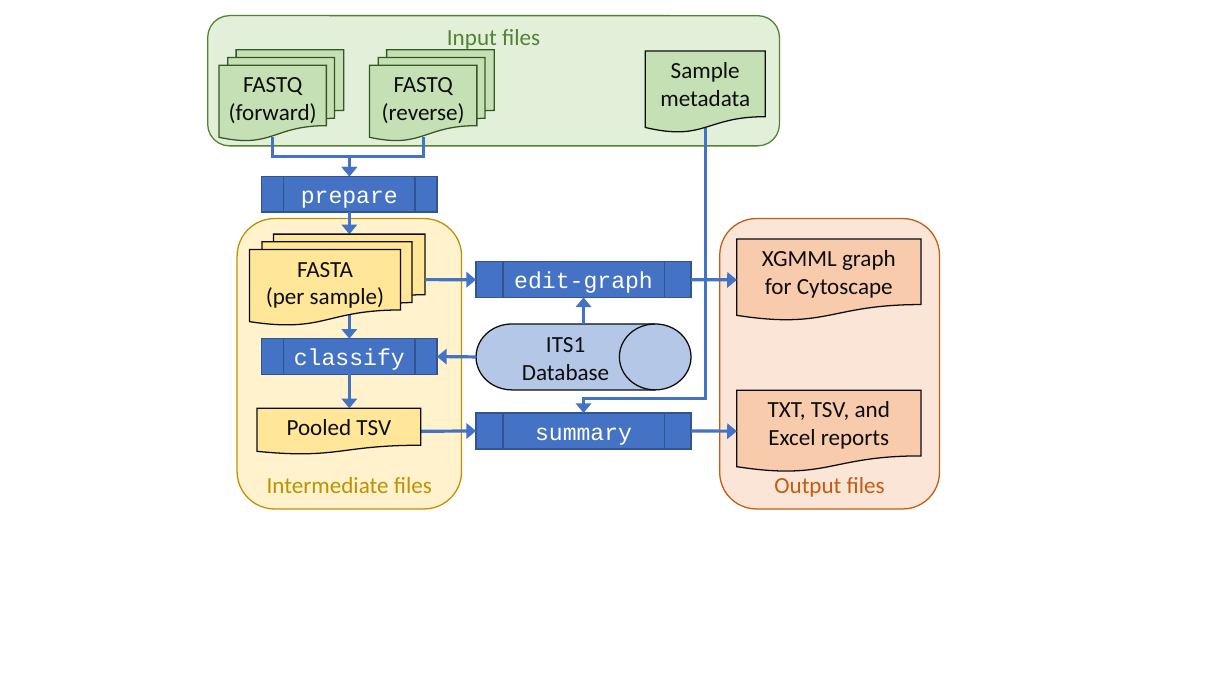
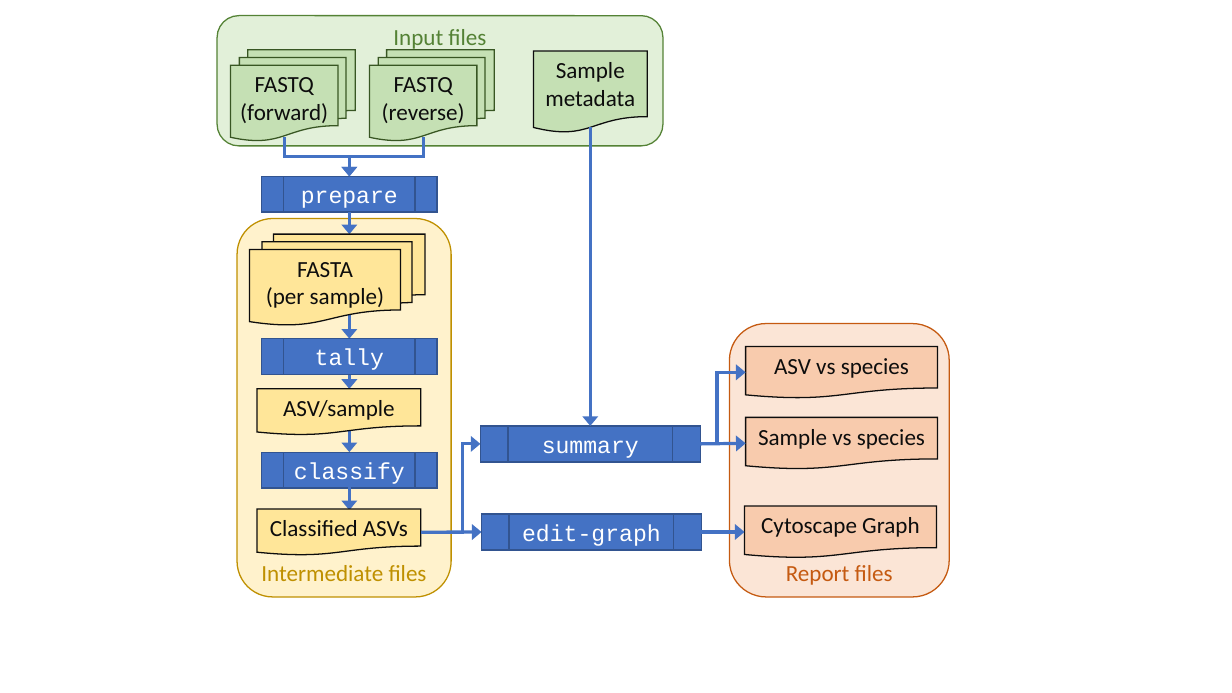
Before and after one commit to peterjc/thapbi-pict, a slide deck: slide 1 of docs/images/pipeline-meta.pptx. Drawn at 1232x693 pixels with LibreOffice and Linux fonts; fonts in the diff are those of the drawing. Boxes give left, top, right and bottom in pixels: in the first picture for what was removed or moved away, otherwise in the second. Text is boxed around its words. In the diff, an @@ line names an element or a change of style, - is before the commit and + after.

Commit message:
Update the pipeline figure with tally step
Edited in PowerPoint for Mac, exported as PDF.
PDF cropped in Preview and converted to SVG
with Inkscape 1.1 as follows:

$ /Applications/Inkscape.app/Contents/MacOS/inkscape --export-filename=pipeline.svg pipeline.pdf

$ /Applications/Inkscape.app/Contents/MacOS/inkscape --export-filename=pipeline-meta.svg pipeline-meta.pdf

See issue #358 for previous issues with figure
text.

```diff
--- a/docs/images/pipeline-meta.pptx
+++ b/docs/images/pipeline-meta.pptx
@@ rounded rectangle "Input files": place and size @@
-rounded rectangle "Input files" at bbox=[208, 16, 780, 146]
+rounded rectangle "Input files" at bbox=[217, 16, 664, 146]
@@ flow chart multidocument "FASTQ": place and size @@
-flow chart multidocument "FASTQ" at bbox=[219, 50, 344, 140]
+flow chart multidocument "FASTQ" at bbox=[230, 50, 355, 140]
@@ flow chart document "Sample metadata": place and size @@
-flow chart document "Sample metadata" at bbox=[645, 51, 765, 133]
+flow chart document "Sample metadata" at bbox=[533, 51, 647, 133]
@@ elbow arrow moved from (273, 138) - (349, 177) to (285, 138) - (349, 177) @@
@@ arrow moved from (584, 324) - (584, 298) to (591, 128) - (591, 426) @@
@@ rounded rectangle "Intermediate files": place and size @@
-rounded rectangle "Intermediate files" at bbox=[238, 219, 462, 509]
+rounded rectangle "Intermediate files" at bbox=[238, 219, 452, 598]
@@ arrow removed from (425, 280) to (476, 280) @@
@@ flow chart magnetic drum removed at bbox=[476, 324, 691, 390] @@
-ITS1 Database
@@ rounded rectangle "Report files": place and size @@
-rounded rectangle "Report files" at bbox=[720, 219, 940, 509]
+rounded rectangle "Report files" at bbox=[729, 323, 949, 597]
@@ text in flow chart predefined process at bbox=[315, 349, 384, 370]: text changed @@
-classify
+tally
@@ arrow moved from (349, 374) - (349, 409) to (349, 355) - (349, 389) @@
@@ arrow removed from (476, 357) to (437, 357) @@
@@ flow chart document "ASV vs species": place and size @@
-flow chart document "ASV vs species" at bbox=[737, 239, 921, 322]
+flow chart document "ASV vs species" at bbox=[746, 347, 938, 398]
@@ text in flow chart document at bbox=[774, 358, 909, 378]: text changed @@
-XGMML graph
-for Cytoscape
+ASV vs species
@@ flow chart document "ASV/sample": place and size @@
-flow chart document "ASV/sample" at bbox=[257, 409, 421, 455]
+flow chart document "ASV/sample" at bbox=[257, 389, 421, 435]
@@ elbow arrow moved from (705, 128) - (584, 413) to (701, 444) - (746, 372) @@
@@ text in flow chart document at bbox=[283, 400, 395, 420]: text changed @@
-Pooled TSV
+ASV/sample
@@ arrow added from (349, 410) to (349, 452), #4472C4 2.5 pt @@
@@ flow chart document "Sample vs species": place and size @@
-flow chart document "Sample vs species" at bbox=[737, 390, 921, 472]
+flow chart document "Sample vs species" at bbox=[746, 418, 938, 470]
@@ elbow arrow added from (421, 532) to (481, 444), #4472C4 2.5 pt @@
@@ flow chart predefined process "summary": place and size @@
-flow chart predefined process "summary" at bbox=[476, 413, 691, 449]
+flow chart predefined process "summary" at bbox=[481, 426, 701, 462]
@@ arrow moved from (691, 431) - (737, 432) to (701, 444) - (746, 444) @@
@@ text in flow chart document at bbox=[758, 429, 925, 449]: text changed @@
-TXT, TSV, and Excel reports
+Sample vs species
@@ flow chart predefined process added at bbox=[262, 452, 437, 488], fill #4472C4, outline #325491 1 pt, 18 pt, text #FFFFFF @@
+classify
@@ arrow added from (349, 477) to (349, 510), #4472C4 2.5 pt @@
@@ flow chart document added at bbox=[257, 509, 421, 555], fill #FFE699, outline #0D0D0D 1 pt, 18 pt, text #0D0D0D @@
+Classified ASVs
@@ flow chart document added at bbox=[745, 506, 937, 558], fill #F8CBAD, outline #0D0D0D 1 pt, 18 pt, text #0D0D0D @@
+Cytoscape Graph
@@ arrow moved from (421, 432) - (476, 431) to (421, 532) - (482, 532) @@
@@ flow chart predefined process "edit-graph": place and size @@
-flow chart predefined process "edit-graph" at bbox=[476, 262, 691, 298]
+flow chart predefined process "edit-graph" at bbox=[482, 514, 701, 550]
@@ arrow moved from (691, 280) - (737, 280) to (701, 532) - (745, 532) @@
@@ text in rounded rectangle at bbox=[786, 565, 893, 585]: text changed @@
-Output files
+Report files
```
Also in this commit, not shown: 5 other files.
